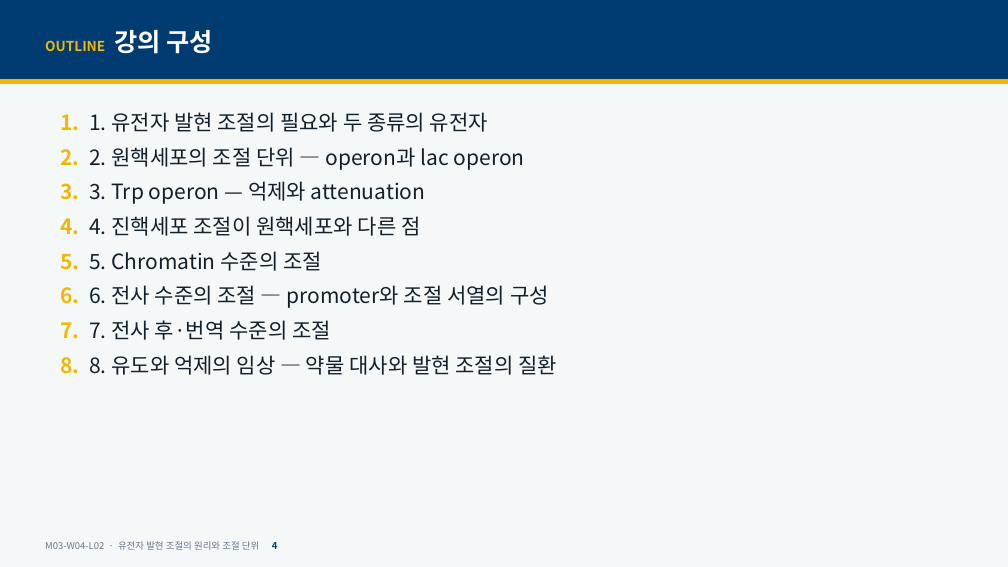
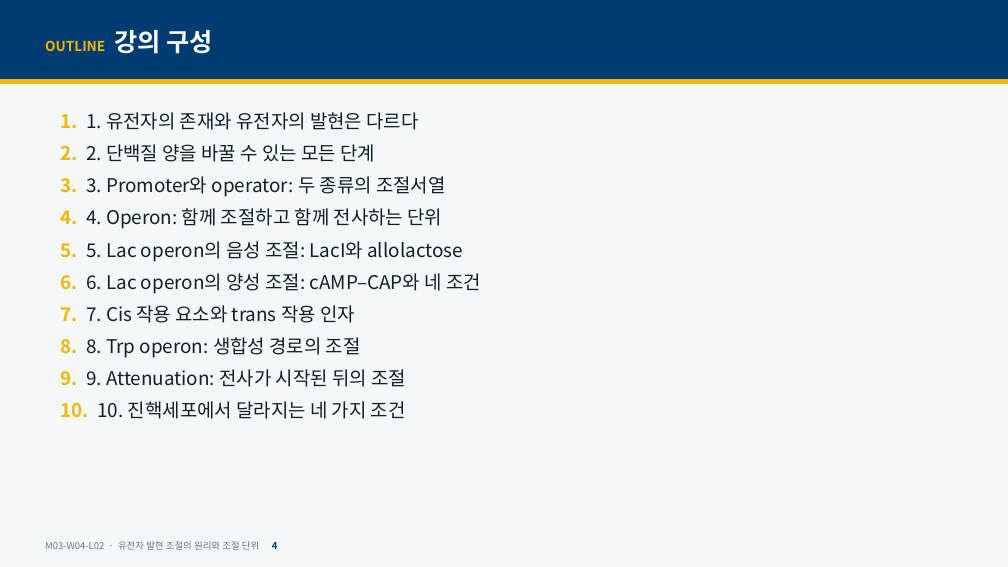
Before and after one commit to hoperiasd2/hoperiasd2.github.io, a slide deck: slide 4 of curriculum/M03/W04/L02/slides.pptx. Drawn at 1008x567 pixels with LibreOffice and Linux fonts; fonts in the diff are those of the drawing. Boxes give left, top, right and bottom in pixels: in the first picture for what was removed or moved away, otherwise in the second. Text is boxed around its words. In the diff, an @@ line names an element or a change of style, - is before the commit and + after.

```diff
--- a/curriculum/M03/W04/L02/slides.pptx
+++ b/curriculum/M03/W04/L02/slides.pptx
@@ text at (60,112,481,419): text changed; size 20 to 18 pt @@
-1. 1. 유전자 발현 조절의 필요와 두 종류의 유전자
-2. 2. 원핵세포의 조절 단위 — operon과 lac operon
-3. 3. Trp operon — 억제와 attenuation
-4. 4. 진핵세포 조절이 원핵세포와 다른 점
-5. 5. Chromatin 수준의 조절
-6. 6. 전사 수준의 조절 — promoter와 조절 서열의 구성
-7. 7. 전사 후·번역 수준의 조절
-8. 8. 유도와 억제의 임상 — 약물 대사와 발현 조절의 질환
+1. 1. 유전자의 존재와 유전자의 발현은 다르다
+2. 2. 단백질 양을 바꿀 수 있는 모든 단계
+3. 3. Promoter와 operator: 두 종류의 조절서열
+4. 4. Operon: 함께 조절하고 함께 전사하는 단위
+5. 5. Lac operon의 음성 조절: LacI와 allolactose
+6. 6. Lac operon의 양성 조절: cAMP–CAP와 네 조건
+7. 7. Cis 작용 요소와 trans 작용 인자
+8. 8. Trp operon: 생합성 경로의 조절
+9. 9. Attenuation: 전사가 시작된 뒤의 조절
+10. 10. 진핵세포에서 달라지는 네 가지 조건
```
Also in this commit, not shown: 41 other slides changed, 8 slides added, 4 slides removed, 16 other files.
